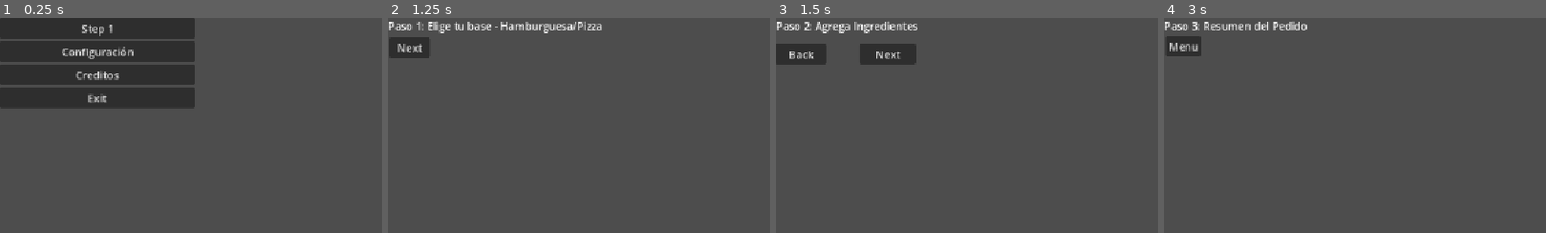
Above: before the commit, frames 1-4 (left to right).
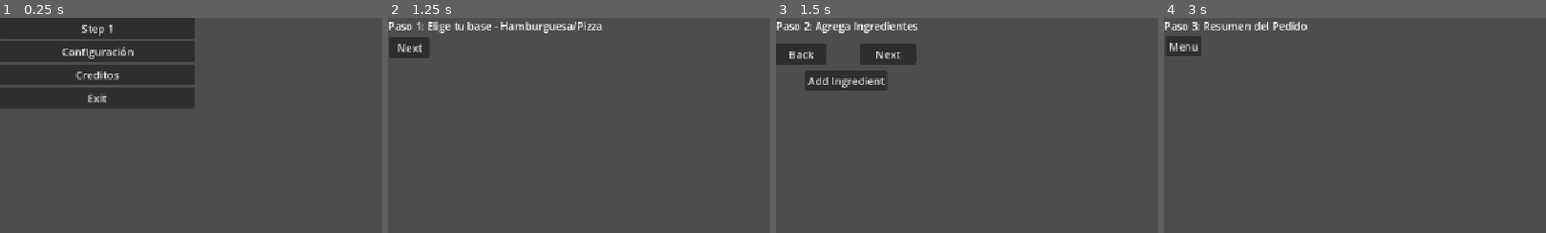
Above: after the commit, the same moments.

Repository: GurenSeiken/produccion-videojuegos-2026
Game: Godot game, scene res://core/mainApp.tscn
Two runs of this game, one before a commit and one after it. Both use one fixed random seed, a clock stepped at 60 frames per second and the inputs below.
Inputs (mouse positions are % of the whole screen's width and height, from its top left):
- Up to frame 1 (0.25 s): no input
- Up to frame 2 (1.25 s): click "Step 1" at 0.5 s
- Up to frame 3 (1.5 s): click "Next" at 1.25 s
- Up to frame 4 (3 s): click (9, 15) at 2 s, where only the run after the commit has a clickable "Add Ingredient"; click "Next" at 2.75 s
The pictures show only the part of the screen within x 0-50%, y 0-50%; the shares and areas given below are measured in that part.

Frames 1-2 are identical in both runs. In frame 3, 1.7% of the frame differs, in the area x 7-29%, y 24-34%; in frame 4, nothing differs.

Commit message:
feat: implement event architecture and global manager

Diff:
--- /dev/null
+++ b/core/globalManger.gd
@@ -0,0 +1,8 @@
+extends Node
+
+var current_price: int = 0
+var current_state: String = "Menu"
+
+func add_price(amount: int) -> void:
+	current_price += amount
+	print("Precio total actual: ", current_price)
--- a/project.godot
+++ b/project.godot
@@ -18,6 +18,7 @@
 [autoload]
 
 EventBus="*uid://bc1aekbdm44qi"
+GlobalManger="*uid://da207qh00hpw5"
 
 [display]
 
--- a/scenes/menu/menuPanel.gd
+++ b/scenes/menu/menuPanel.gd
@@ -5,3 +5,7 @@
 	$VBoxContainer/BtnConfig.pressed.connect(func(): EventBus.navigation_requested.emit("res://scenes/config/configPanel.tscn"))
 	$VBoxContainer/BtnCredits.pressed.connect(func(): EventBus.navigation_requested.emit("res://scenes/credits/creditsPanel.tscn"))
 	$VBoxContainer/BtnExit.pressed.connect(func(): get_tree().quit())
+
+
+func _on_btn_simulation_pressed() -> void:
+	print("Botón presionado")
--- a/scenes/menu/menuPanel.tscn
+++ b/scenes/menu/menuPanel.tscn
@@ -31,3 +31,5 @@
 layout_mode = 2
 text = "Exit
 "
+
+[connection signal="pressed" from="VBoxContainer/BtnSimulation" to="." method="_on_btn_simulation_pressed"]
--- a/scenes/simulation/step2ingredients.gd
+++ b/scenes/simulation/step2ingredients.gd
@@ -2,3 +2,8 @@
 func _ready() -> void:
 	$BtnBack.pressed.connect(func(): EventBus.navigation_requested.emit("res://scenes/simulation/step1base.tscn"))
 	$BtnNext.pressed.connect(func(): EventBus.navigation_requested.emit("res://scenes/simulation/step3summary.tscn"))
+
+
+signal ingredient_added
+func _on_btn_add_ingredient_pressed() -> void:
+	ingredient_added.emit()
--- a/scenes/simulation/step2ingredients.tscn
+++ b/scenes/simulation/step2ingredients.tscn
@@ -28,3 +28,13 @@
 offset_right = 211.0
 offset_bottom = 60.0
 text = "Next"
+
+[node name="BtnAddIngredient" type="Button" parent="." unique_id=1535445312]
+layout_mode = 0
+offset_left = 44.0
+offset_top = 79.0
+offset_right = 167.0
+offset_bottom = 110.0
+text = "Add Ingredient"
+
+[connection signal="pressed" from="BtnAddIngredient" to="." method="_on_btn_add_ingredient_pressed"]
Not shown, added: core/globalManger.gd.uid
Not shown, added: CHANGELOG.md
Not shown, added: docs/adr/adr_001_escenas.md
